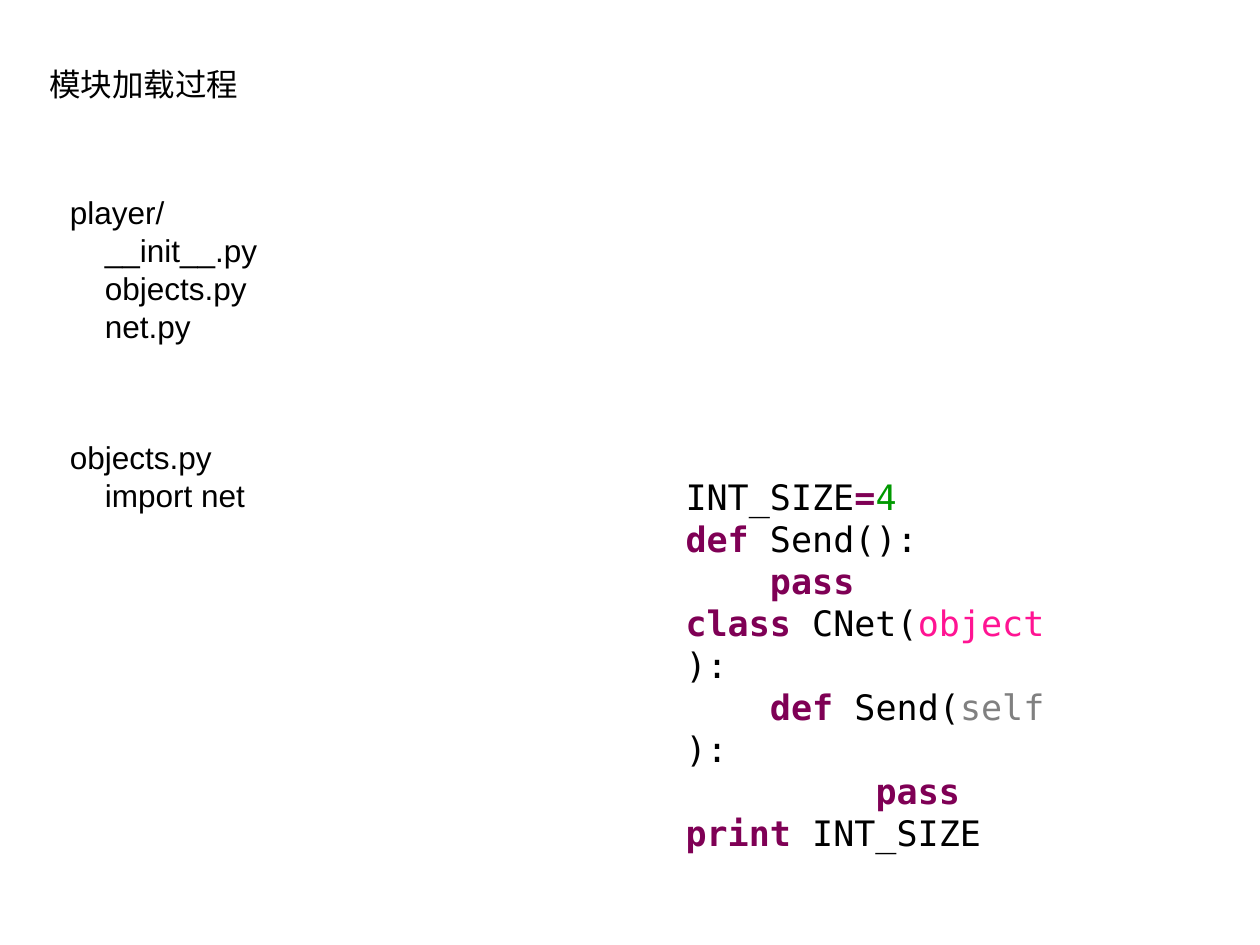
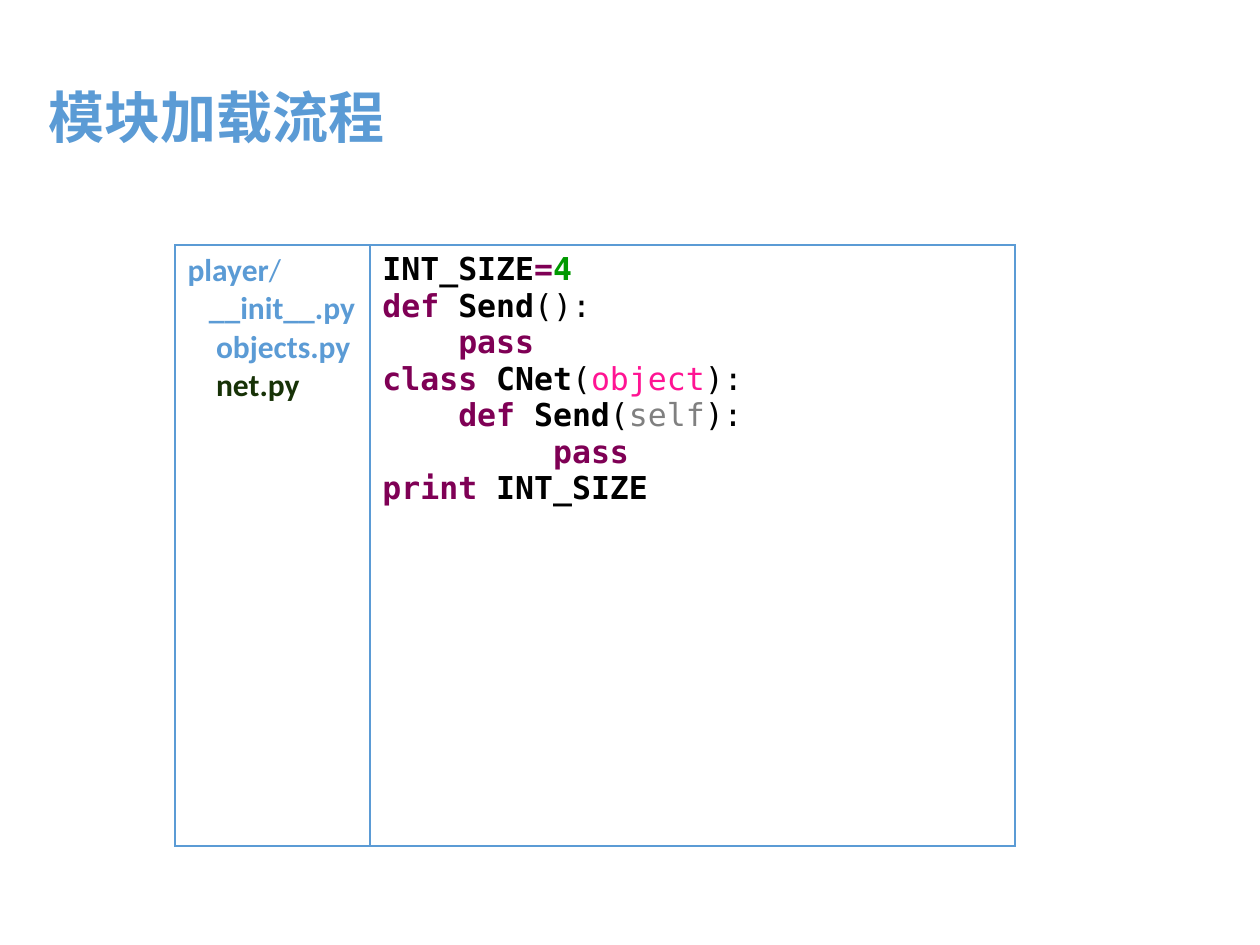
Before and after one commit to menfeng/studynote, a slide deck: slide 7 of python/source code/import/import.pptx (slide 6 before the commit). Drawn at 1260x945 pixels with LibreOffice and Linux fonts; fonts in the diff are those of the drawing. Boxes give left, top, right and bottom in pixels: in the first picture for what was removed or moved away, otherwise in the second. Text is boxed around its words. In the diff, an @@ line names an element or a change of style, - is before the commit and + after.

```diff
--- a/python/source code/import/import.pptx
+++ b/python/source code/import/import.pptx
@@ text at box(48, 90, 384, 143): text changed; size 18 to 32 pt; text colour #000000 to #5B9BD5; bold on @@
-模块加载过程
+模块加载流程
@@ text removed at box(70, 201, 257, 344) @@
-player/
-__init__.py
-objects.py
-net.py
@@ table added at box(175, 244, 1016, 845), 1 rows, 2 columns @@
+player/ / __init__.py / objects.py / net.py | INT_SIZE=4 / def Send(): / pass / class CNet(object): / def Send(self): / pass / print INT_SIZE
@@ text removed at box(70, 446, 245, 513) @@
-objects.py
-import net
@@ text removed at box(686, 484, 1044, 854) @@
-INT_SIZE=4
-def Send():
-pass
-class CNet(object):
-def Send(self):
-pass
-print INT_SIZE
```
Also in this commit, not shown: 7 other slides changed, 5 slides added, 2 slides removed.
